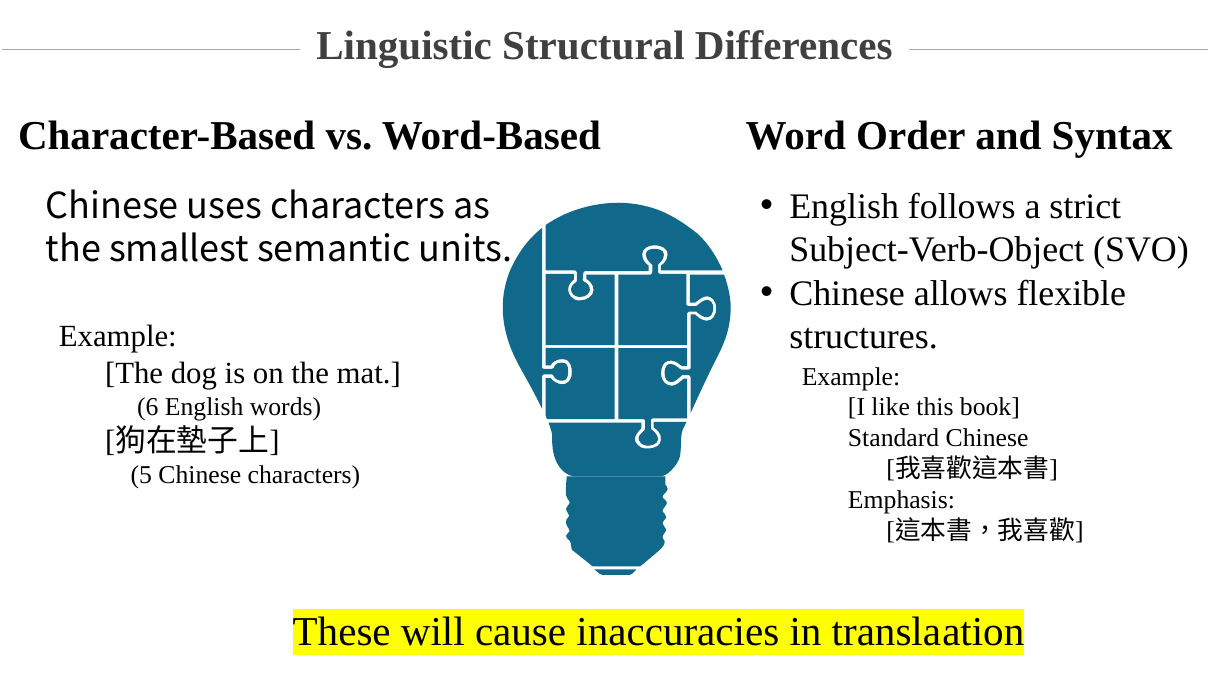
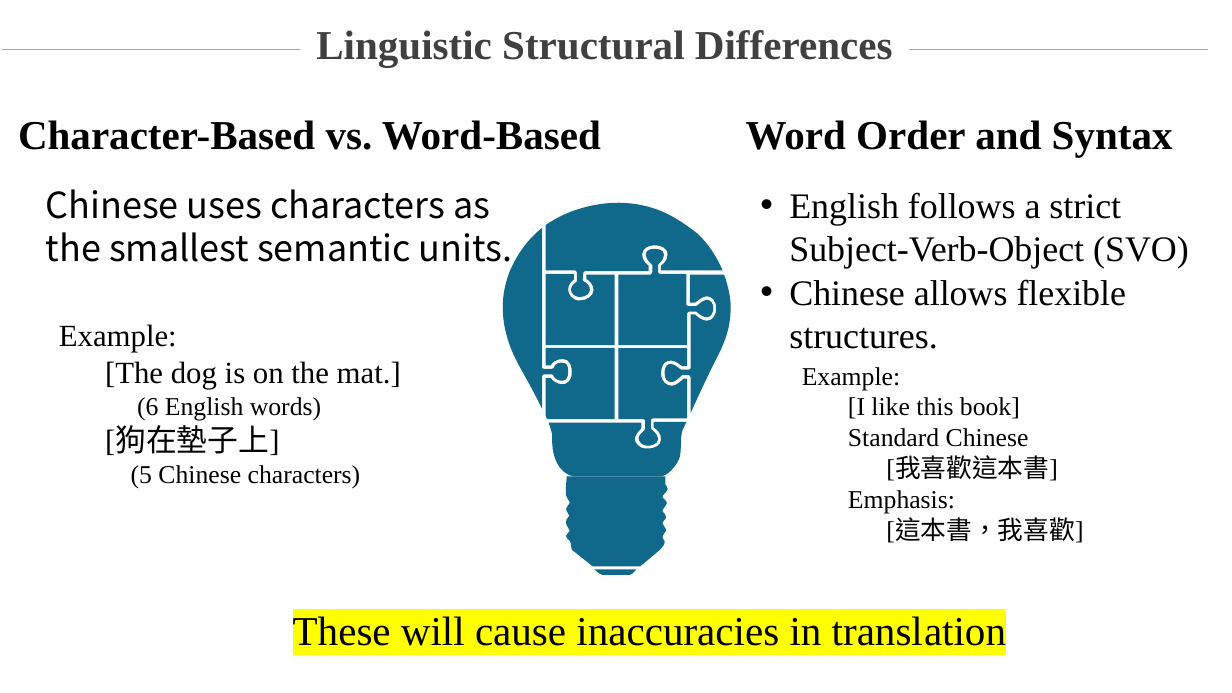
Before and after one commit to ZoeLee23277789/NLP-Courses, a slide deck: slide 7 of NLP243/Projects/EA_MT.pptx. Drawn at 1232x693 pixels with LibreOffice and Linux fonts; fonts in the diff are those of the drawing. Boxes give left, top, right and bottom in pixels: in the first picture for what was removed or moved away, otherwise in the second. Text is boxed around its words. In the diff, an @@ line names an element or a change of style, - is before the commit and + after.

```diff
--- a/NLP243/Projects/EA_MT.pptx
+++ b/NLP243/Projects/EA_MT.pptx
@@ text at (x1=293, y1=616, x2=1006, y2=646): text changed @@
-These will cause inaccuracies in translaation
+These will cause inaccuracies in translation
```
Also in this commit, not shown: 1 other slide changed, 1 other file.
